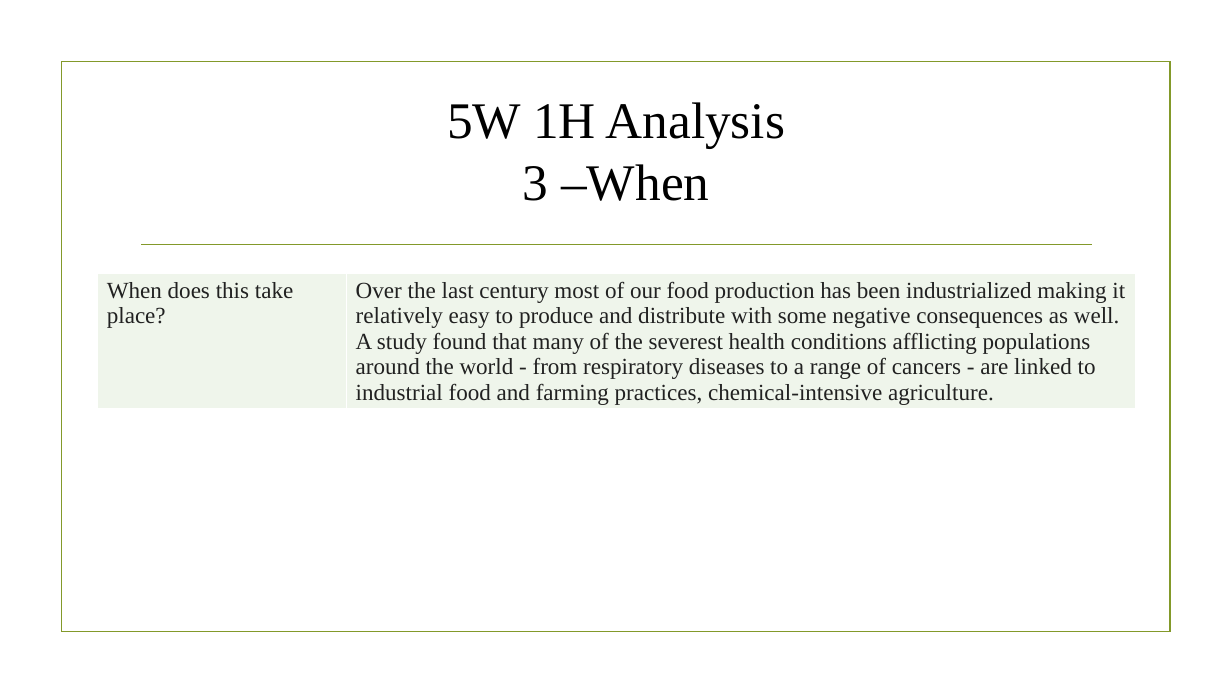
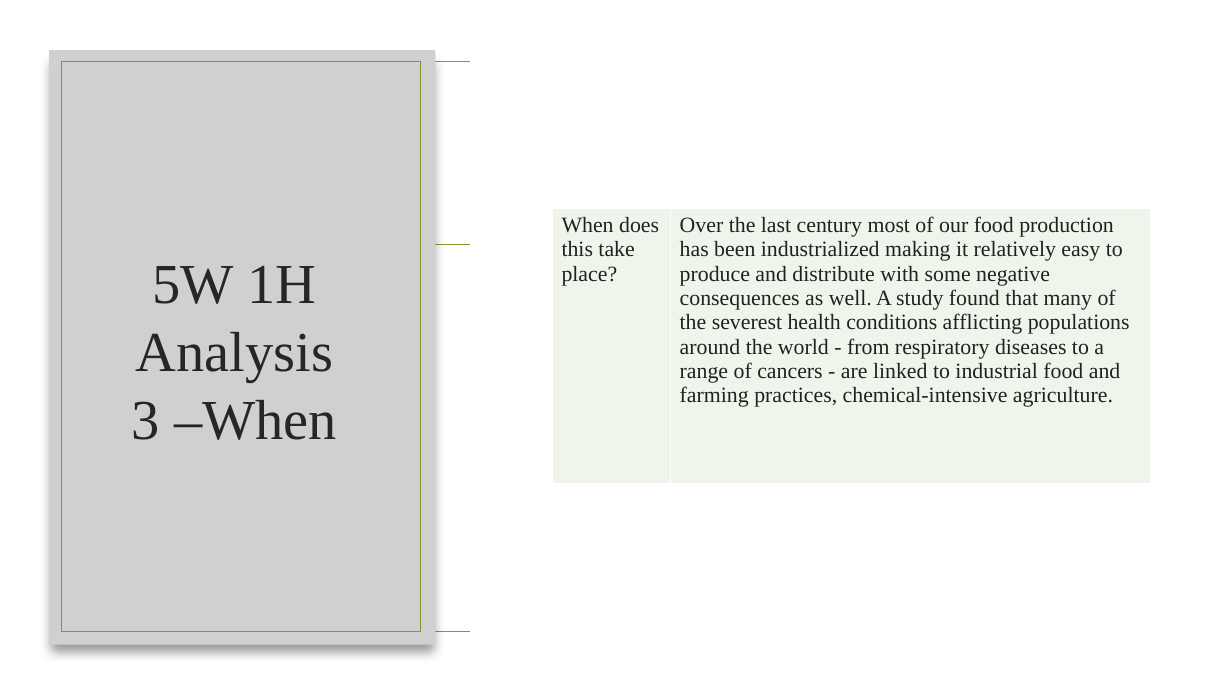
Before and after one commit to KrishnaCD93/DAAN-Capstone-Project, a slide deck: slide 7 of Capstone Presentation.pptx. Drawn at 1232x693 pixels with LibreOffice and Linux fonts; fonts in the diff are those of the drawing; grey boxes stand for pictures; background and template pictures are left out. Boxes give left, top, right and bottom in pixels: in the first picture for what was removed or moved away, otherwise in the second. Text is boxed around its words. In the diff, an @@ line names an element or a change of style, - is before the commit and + after.

```diff
--- a/Capstone Presentation.pptx
+++ b/Capstone Presentation.pptx
@@ rectangle added at <box>470,0,1232,693</box>, fill #FFFFFF @@
@@ picture added at <box>49,50,435,644</box> @@
@@ rectangle added at <box>61,62,420,632</box>, outline #83992A 1.25 pt @@
@@ title "5W 1H Analysis 3 –When": place and size @@
-title "5W 1H Analysis 3 –When" at <box>447,102,785,201</box>
+title "5W 1H Analysis 3 –When" at <box>132,265,337,440</box>
@@ title "5W 1H Analysis 3 –When" at <box>132,265,337,440</box>: size 40 to 44 pt, text colour #000000 to #262626 @@
@@ table at <box>553,209,1151,485</box> @@
@@ size 18 to 17 pt @@
@@ table: place and size @@
-table at <box>98,273,1136,421</box>
+table at <box>553,209,1151,485</box>
```
Also in this commit, not shown: 21 other slides changed, 2 slides added, 11 other files.
